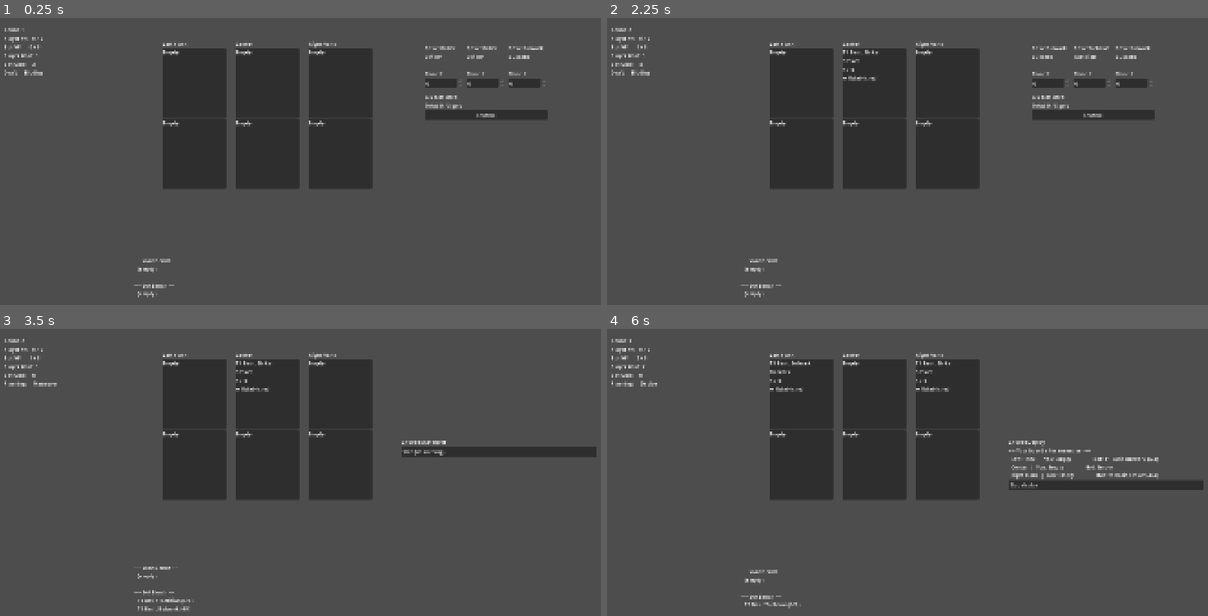
Above: before the commit, frames 1-4 (two rows, left to right).
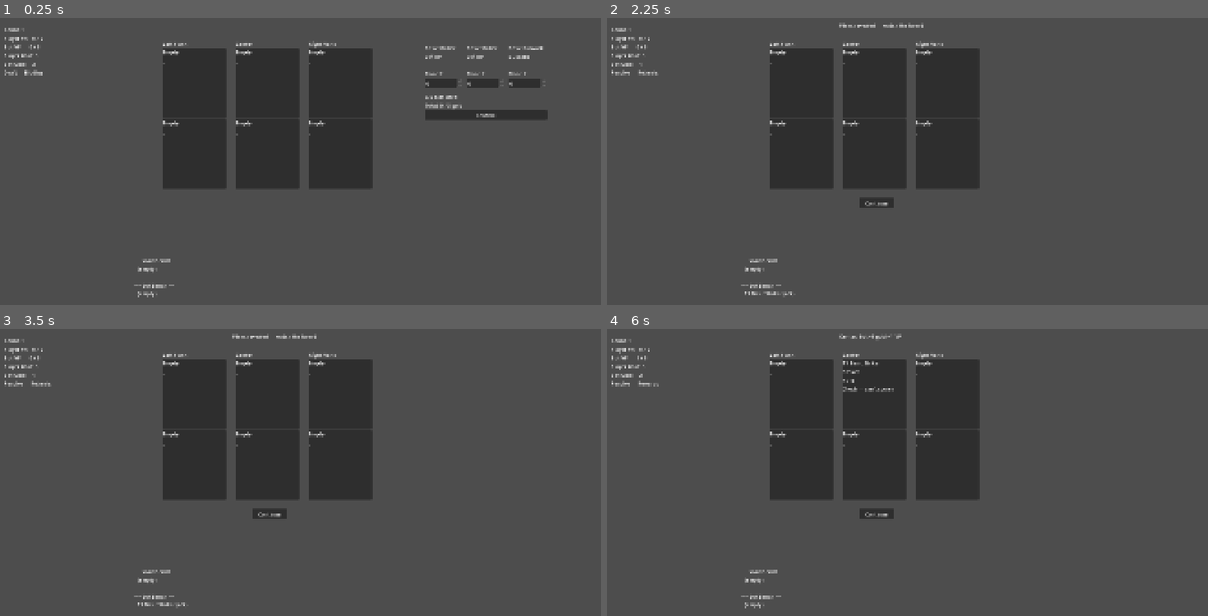
Above: after the commit, the same moments.

Repository: ReeseHerron/PocketTeactics
Game: Godot game, scene res://scenes/Main.tscn
Two runs of this game, one before a commit and one after it. Both use one fixed random seed, a clock stepped at 60 frames per second and the inputs below. This scene is started directly instead of the project's main scene.
Inputs (mouse positions are in pixels of both pictures, inside the frame that each line leads up to):
- Up to frame 1 (0.25 s): no input
- Up to frame 2 (2.25 s): click "Confirm" at 0.5 s; click "Skip (do nothing)" at 1.25 s; click "Skip deploy" at 2 s
- Up to frame 3 (3.5 s): click (486, 426) at 2.75 s, where only the run before the commit has a clickable "Confirm"
- Up to frame 4 (6 s): click "Skip (do nothing)" (after the commit: "Continue") at 3.5 s; click "Skip deploy" (after the commit: "Continue") at 4.25 s; click (1093, 426) at 5 s, where only the run before the commit has a clickable "Confirm"; click "Skip (do nothing)" (after the commit: "Continue") at 5.75 s

The runs differ from the first frame. In frame 1, less than 0.1% of the frame differs, in the area x 27-52%, y 15-42%; in frame 2, 2.2%; in frame 3, 2.2%; in frame 4, 2.6%, in the area x 1-100%, y 1-98%.

Commit message:
Beat the bot Again

Diff:
--- a/lane-battler/autoload/EventBus.gd
+++ b/lane-battler/autoload/EventBus.gd
@@ -42,3 +42,4 @@
 # ── Combat / Resolution ──────────────────────────────────────────────────────
 signal combat_resolved(log: Array)          # Array of lane result dicts
 signal lane_rewards_applied(results: Array) # same lane result dicts, after rewards
+signal resolution_update(message: String)   # human-readable step label for the Continue button
--- a/lane-battler/autoload/GameState.gd
+++ b/lane-battler/autoload/GameState.gd
@@ -12,13 +12,13 @@
 # ── Board ─────────────────────────────────────────────────────────────────────
 # board[player_id][lane] — lane: 0=Left, 1=Center, 2=Right
 # Values are UnitInstance or null.
-var board: Array = [
+var board: Array[Array] = [
 	[null, null, null],  # player 0
 	[null, null, null],  # player 1 (bot)
 ]
 
 # bench[player_id] — Array of UnitInstance
-var bench: Array = [[], []]
+var bench: Array[Array] = [[], []]
 
 
 # ── Economy ───────────────────────────────────────────────────────────────────
--- a/lane-battler/autoload/RoundManager.gd
+++ b/lane-battler/autoload/RoundManager.gd
@@ -45,7 +45,7 @@
 var _pending_bot_maneuver: Dictionary = {}
 var _pending_bot_deploy: Dictionary = {}
 var _pending_combat_log: Array = []
-
+var _resolution_lane: int = 0  # which lane we're on during lane-by-lane combat/rewards
 
 # ── Lifecycle ─────────────────────────────────────────────────────────────────
 func _ready() -> void:
@@ -229,8 +229,9 @@
 	print("  Bot Deploy:      %s" % _deploy_str(bot_plan.get("deploy", {})))
 
 	EventBus.plans_revealed.emit(player_plan, bot_plan)
+	EventBus.resolution_update.emit("Plans revealed — watch the board")
 	_set_phase(Phase.RESOLVE_RETREATS)
-	call_deferred("advance")
+	EventBus.waiting_for_player.emit(Phase.PLAN_REVEAL)
 
 
 func _do_resolve_retreats() -> void:
@@ -238,7 +239,11 @@
 	_action_executor.execute_retreats(GameState.pending_plans)
 	EventBus.board_changed.emit()
 	_set_phase(Phase.RESOLVE_SHIFTS)
-	call_deferred("advance")
+	if _any_maneuver_of_type(ActionExecutor.ManeuverType.RETREAT):
+		EventBus.resolution_update.emit("Retreats resolved")
+		EventBus.waiting_for_player.emit(Phase.RESOLVE_RETREATS)
+	else:
+		call_deferred("advance")
 
 
 func _do_resolve_shifts() -> void:
@@ -246,7 +251,11 @@
 	_action_executor.execute_shifts(GameState.pending_plans)
 	EventBus.board_changed.emit()
 	_set_phase(Phase.RESOLVE_MUSTERS)
-	call_deferred("advance")
+	if _any_maneuver_of_type(ActionExecutor.ManeuverType.SHIFT):
+		EventBus.resolution_update.emit("Shifts resolved")
+		EventBus.waiting_for_player.emit(Phase.RESOLVE_SHIFTS)
+	else:
+		call_deferred("advance")
 
 
 func _do_resolve_musters() -> void:
@@ -254,93 +263,144 @@
 	_action_executor.execute_musters(GameState.pending_plans)
 	EventBus.board_changed.emit()
 	_set_phase(Phase.RESOLVE_DEPLOYS)
-	call_deferred("advance")
+	if _any_maneuver_of_type(ActionExecutor.ManeuverType.MUSTER):
+		EventBus.resolution_update.emit("Musters resolved")
+		EventBus.waiting_for_player.emit(Phase.RESOLVE_MUSTERS)
+	else:
+		call_deferred("advance")
 
 
 func _do_resolve_deploys() -> void:
 	print("--- RESOLVE: Deploys ---")
 	_action_executor.execute_deploys(GameState.pending_plans)
 	EventBus.board_changed.emit()
+	_resolution_lane = 0
 	_set_phase(Phase.RESOLVE_COMBAT)
-	call_deferred("advance")
+	if _any_deploy():
+		EventBus.resolution_update.emit("Deploys resolved — ready for combat")
+		EventBus.waiting_for_player.emit(Phase.RESOLVE_DEPLOYS)
+	else:
+		call_deferred("advance")
 
 
 func _do_resolve_combat() -> void:
-	print("--- RESOLVE: Combat ---")
-	_pending_combat_log = []
-	var lane_names := ["Left Flank", "Center", "Right Flank"]
-
-	for lane in range(3):
-		var result := _combat_resolver.resolve_lane(lane)
-		_pending_combat_log.append(result)
-
-		if not result.combat and result.claimant == -1:
-			print("  %s: empty" % lane_names[lane])
-		elif not result.combat:
-			var holder: UnitInstance = result.attacker_a if result.claimant == 0 else result.attacker_b
-			print("  %s: %s uncontested" % [lane_names[lane], holder.display_str()])
+	var lane_names : Array[String] = ["Left Flank", "Center", "Right Flank"]
+
+	if _resolution_lane == 0:
+		print("--- RESOLVE: Combat ---")
+		_pending_combat_log = []
+
+	var result := _combat_resolver.resolve_lane(_resolution_lane)
+	_pending_combat_log.append(result)
+	_log_combat_result(result, lane_names[_resolution_lane])
+	EventBus.board_changed.emit()
+
+	# Build step label
+	var step_msg := "Combat — " + lane_names[_resolution_lane] + ": "
+	if not result.combat and result.gold_winner == -1:
+		step_msg += "empty"
+	elif not result.combat:
+		var who := "Player" if result.gold_winner == 0 else "Bot"
+		step_msg += who + " uncontested"
+	elif result.gold_winner != -1:
+		var who := "Player" if result.gold_winner == 0 else "Bot"
+		step_msg += who + " wins"
+		if result.vp_eligible == -1:
+			step_msg += " (fresh — gold only)"
+	else:
+		step_msg += "mutual destruction"
+
+	_resolution_lane += 1
+
+	var lane_is_empty : bool = not result.combat and result.gold_winner == -1
+
+	if _resolution_lane < 3:
+		if lane_is_empty:
+			call_deferred("advance")
 		else:
-			var adv_str := ""
-			if result.advantage == "player":   adv_str = " [Player advantage]"
-			elif result.advantage == "bot":    adv_str = " [Bot advantage]"
-			var a_str := _snapshot_str(result, "a")
-			var b_str := _snapshot_str(result, "b")
-			print("  %s: %s vs %s%s" % [lane_names[lane], a_str, b_str, adv_str])
-			print("    Damage dealt → Player unit: %d  Bot unit: %d" % [
-				result.damage_to_a, result.damage_to_b
-			])
-			if result.destroyed_a: print("    Player unit destroyed")
-			if result.destroyed_b: print("    Bot unit destroyed")
-			if not result.destroyed_a and result.attacker_a:
-				print("    Player unit survives at %d might" % result.attacker_a.current_might)
-			if not result.destroyed_b and result.attacker_b:
-				print("    Bot unit survives at %d might" % result.attacker_b.current_might)
-			# Note fresh-unit non-claim
-			if result.claimant == -1 and result.combat:
-				var fresh_winner := ""
-				if result.attacker_a and result.attacker_a.is_alive() and result.attacker_a.is_fresh:
-					fresh_winner = "Player's fresh unit wins but cannot claim this round"
-				elif result.attacker_b and result.attacker_b.is_alive() and result.attacker_b.is_fresh:
-					fresh_winner = "Bot's fresh unit wins but cannot claim this round"
-				if fresh_winner != "":
-					print("    (%s)" % fresh_winner)
-
-	EventBus.combat_resolved.emit(_pending_combat_log)
-	_set_phase(Phase.RESOLVE_REWARDS)
-	call_deferred("advance")
+			EventBus.resolution_update.emit(step_msg)
+			EventBus.waiting_for_player.emit(Phase.RESOLVE_COMBAT)
+	else:
+		EventBus.combat_resolved.emit(_pending_combat_log)
+		if lane_is_empty:
+			# Last lane was empty — skip the label, move straight to rewards
+			_resolution_lane = 0
+			_set_phase(Phase.RESOLVE_REWARDS)
+			call_deferred("advance")
+		else:
+			EventBus.resolution_update.emit(step_msg + "  ·  All lanes resolved")
+			_resolution_lane = 0
+			_set_phase(Phase.RESOLVE_REWARDS)
+			EventBus.waiting_for_player.emit(Phase.RESOLVE_COMBAT)
 
 
 func _do_resolve_rewards() -> void:
-	print("--- RESOLVE: Rewards ---")
-	var lane_names := ["Left Flank", "Center", "Right Flank"]
-	var claimants := [-1, -1, -1]
-
-	for result in _pending_combat_log:
-		claimants[result.lane] = result.claimant
-
-	for result in _pending_combat_log:
-		var cid: int = result.claimant
-		if cid == -1:
-			continue
-		var who := "Player" if cid == 0 else "Bot"
-		GameState.add_gold(cid, 1)
-		if result.lane == 1:  # Center → +1 VP
-			GameState.add_vp(cid, 1)
-			print("  %s claims Center (+1 gold, +1 VP)" % who)
+	var lane_names : Array[String] = ["Left Flank", "Center", "Right Flank"]
+
+	if _resolution_lane == 0:
+		print("--- RESOLVE: Rewards ---")
+
+	var result: Dictionary = _pending_combat_log[_resolution_lane]
+	var lane: int = _resolution_lane
+	var step_msg := lane_names[lane] + ": "
+
+	# Gold — any sole survivor
+	var gid: int = result.gold_winner
+	if gid != -1:
+		var who := "Player" if gid == 0 else "Bot"
+		GameState.add_gold(gid, 1)
+		if result.vp_eligible == gid:
+			step_msg += who + " +1 gold"
+			print("  %s wins %s (+1 gold)" % [who, lane_names[lane]])
 		else:
-			print("  %s claims %s (+1 gold)" % [who, lane_names[result.lane]])
-
-	# Both flanks bonus → +1 VP
-	for player_id in range(2):
-		if claimants[0] == player_id and claimants[2] == player_id:
-			GameState.add_vp(player_id, 1)
-			var who := "Player" if player_id == 0 else "Bot"
-			print("  %s controls both flanks (+1 VP)" % who)
-
-	EventBus.lane_rewards_applied.emit(_pending_combat_log)
-	GameState.clear_plans()
-	_set_phase(Phase.VICTORY_CHECK)
-	call_deferred("advance")
+			step_msg += who + " +1 gold (fresh — no VP)"
+			print("  %s wins %s (+1 gold, fresh — no VP)" % [who, lane_names[lane]])
+	else:
+		step_msg += "no reward"
+		print("  %s: no reward" % lane_names[lane])
+
+	# Center VP
+	if lane == 1 and result.vp_eligible != -1:
+		var who := "Player" if result.vp_eligible == 0 else "Bot"
+		GameState.add_vp(result.vp_eligible, 1)
+		step_msg += " +1 VP"
+		print("  %s holds Center (+1 VP)" % who)
+
+	_resolution_lane += 1
+
+	var lane_has_reward : bool = result.gold_winner != -1
+
+	if _resolution_lane < 3:
+		if lane_has_reward:
+			EventBus.resolution_update.emit(step_msg)
+			EventBus.lane_rewards_applied.emit(_pending_combat_log)
+			EventBus.waiting_for_player.emit(Phase.RESOLVE_REWARDS)
+		else:
+			call_deferred("advance")
+	else:
+		# All lanes done — apply both-flanks bonus then wrap up
+		var left_vp:  int = -1
+		var right_vp: int = -1
+		for r in _pending_combat_log:
+			if r.lane == 0: left_vp  = r.vp_eligible
+			if r.lane == 2: right_vp = r.vp_eligible
+
+		for player_id in range(2):
+			if left_vp == player_id and right_vp == player_id:
+				GameState.add_vp(player_id, 1)
+				var who := "Player" if player_id == 0 else "Bot"
+				step_msg += "  ·  " + who + " controls both flanks (+1 VP)"
+				print("  %s controls both flanks (+1 VP)" % who)
+
+		EventBus.lane_rewards_applied.emit(_pending_combat_log)
+		_resolution_lane = 0
+		GameState.clear_plans()
+		_set_phase(Phase.VICTORY_CHECK)
+		if lane_has_reward:
+			EventBus.resolution_update.emit(step_msg)
+			EventBus.waiting_for_player.emit(Phase.RESOLVE_REWARDS)
+		else:
+			call_deferred("advance")
 
 
 func _do_victory_check() -> void:
@@ -355,6 +415,8 @@
 
 
 # ── Player submission functions (called by UI) ────────────────────────────────
+func submit_continue() -> void:
+	call_deferred("advance")
 
 func submit_player_bids(bids: Dictionary) -> void:
 	assert(current_phase == Phase.DRAFT_BIDDING,
@@ -394,6 +456,46 @@
 
 
 # ── Debug helpers ─────────────────────────────────────────────────────────────
+func _log_combat_result(result: Dictionary, lane_name: String) -> void:
+	if not result.combat and result.gold_winner == -1:
+		print("  %s: empty" % lane_name)
+	elif not result.combat:
+		var holder: UnitInstance = result.attacker_a if result.gold_winner == 0 else result.attacker_b
+		print("  %s: %s uncontested" % [lane_name, holder.display_str()])
+	else:
+		var adv_str := ""
+		if result.advantage == "player":   adv_str = " [Player advantage]"
+		elif result.advantage == "bot":    adv_str = " [Bot advantage]"
+		print("  %s: %s vs %s%s" % [
+			lane_name,
+			_snapshot_str(result, "a"),
+			_snapshot_str(result, "b"),
+			adv_str,
+		])
+		print("    Damage dealt → Player unit: %d  Bot unit: %d" % [
+			result.damage_to_a, result.damage_to_b
+		])
+		if result.destroyed_a: print("    Player unit destroyed")
+		if result.destroyed_b: print("    Bot unit destroyed")
+		if not result.destroyed_a and result.attacker_a:
+			print("    Player unit survives at %d might" % result.attacker_a.current_might)
+		if not result.destroyed_b and result.attacker_b:
+			print("    Bot unit survives at %d might" % result.attacker_b.current_might)
+		if result.gold_winner != -1 and result.vp_eligible == -1:
+			var who := "Player" if result.gold_winner == 0 else "Bot"
+			print("    (%s's unit is fresh — earns gold but not VP this round)" % who)
+
+func _any_maneuver_of_type(type: ActionExecutor.ManeuverType) -> bool:
+	for plan in GameState.pending_plans:
+		if plan.get("maneuver", {}).get("type") == type:
+			return true
+	return false
+
+func _any_deploy() -> bool:
+	for plan in GameState.pending_plans:
+		if plan.get("deploy", {}).get("type") == ActionExecutor.DeployType.DEPLOY:
+			return true
+	return false
 
 func _print_board_state() -> void:
 	var lane_names := ["Left", "Center", "Right"]
--- a/lane-battler/scenes/Main.tscn
+++ b/lane-battler/scenes/Main.tscn
@@ -221,14 +221,6 @@
 [node name="VBoxContainer" type="VBoxContainer" parent="CombatLog" unique_id=213595723]
 layout_mode = 2
 
-[node name="PlansRevealLabel" type="Label" parent="." unique_id=1719243557]
-visible = false
-layout_mode = 0
-offset_left = 316.0
-offset_top = 2.0
-offset_right = 356.0
-offset_bottom = 25.0
-
 [node name="MatchOverLabel" type="Label" parent="." unique_id=440129407]
 visible = false
 layout_mode = 0
@@ -236,3 +228,20 @@
 offset_top = 302.0
 offset_right = 524.0
 offset_bottom = 325.0
+
+[node name="StepLabel" type="Label" parent="." unique_id=2035947046]
+visible = false
+layout_mode = 0
+offset_left = 748.0
+offset_top = 14.0
+offset_right = 975.0
+offset_bottom = 46.0
+
+[node name="ContinueBtn" type="Button" parent="." unique_id=493335789]
+visible = false
+layout_mode = 0
+offset_left = 811.0
+offset_top = 571.0
+offset_right = 919.0
+offset_bottom = 605.0
+text = "Continue"
--- a/lane-battler/scenes/ui/BoardSlot.gd
+++ b/lane-battler/scenes/ui/BoardSlot.gd
@@ -20,8 +20,9 @@
 func setup(unit: UnitInstance, lane: int, is_bot: bool) -> void:
 	if unit == null:
 		name_label.text  = "Empty"
-		type_label.text  = ""
-		might_label.text = ""
+		type_label.text  = "_"
+		might_label.text = "_"
+		fresh_label.text = "—"
 		fresh_label.hide()
 		return
 
--- a/lane-battler/src/CombatResolver.gd
+++ b/lane-battler/src/CombatResolver.gd
@@ -8,6 +8,11 @@
 #   Fresh unit, wins combat             → does NOT claim this round
 #
 # "Fresh" = unit.is_fresh is true (set when deployed/mustered this round).
+
+# Gold:  any sole surviving unit earns its owner +1 gold
+# VP:    established unit always; fresh unit only if lane was uncontested
+#
+# "Fresh" = unit.is_fresh is true (deployed, mustered, or shifted this round).
 class_name CombatResolver
 extends RefCounted
 
@@ -36,7 +41,8 @@
 		"damage_to_b":              0,
 		"destroyed_a":              false,
 		"destroyed_b":              false,
-		"claimant":                 -1,
+		"gold_winner":              -1,  # sole survivor earns +1 gold regardless of freshness
+		"vp_eligible":              -1,  # earns VP: established always, fresh only if uncontested
 	}
 
 	# Empty lane — nothing to do
@@ -60,20 +66,25 @@
 		GameState.board[1][lane] = null
 		entry["destroyed_b"] = true
 
-	# ── Determine claimant ────────────────────────────────────────────────────
+	# ── Determine gold_winner and vp_eligible ────────────────────────────────
+	#   Established + no combat   → gold + VP
+	#   Established + wins combat → gold + VP
+	#   Fresh + no combat         → gold + VP   (shifted/deployed into empty lane)
+	#   Fresh + wins combat       → gold only   (moved into resistance, not held)
 	if entry["combat"]:
-		# Contested lane: fresh winner cannot claim
 		if a_alive and not b_alive:
-			entry["claimant"] = -1 if unit_a.is_fresh else 0
+			entry["gold_winner"] = 0
+			entry["vp_eligible"] = -1 if unit_a.is_fresh else 0
 		elif b_alive and not a_alive:
-			entry["claimant"] = -1 if unit_b.is_fresh else 1
-		# Both dead or both alive → no claim (-1 already set)
+			entry["gold_winner"] = 1
+			entry["vp_eligible"] = -1 if unit_b.is_fresh else 1
 	else:
-		# Uncontested lane: any surviving unit claims regardless of freshness
 		if a_alive:
-			entry["claimant"] = 0
+			entry["gold_winner"] = 0
+			entry["vp_eligible"] = 0
 		elif b_alive:
-			entry["claimant"] = 1
+			entry["gold_winner"] = 1
+			entry["vp_eligible"] = 1
 
 	return entry
 
--- a/lane-battler/src/Main.gd
+++ b/lane-battler/src/Main.gd
@@ -11,7 +11,8 @@
 @onready var action_panel:       Control = $ActionPanel
 @onready var combat_log:         Control = $CombatLog
 @onready var match_over_label:   Label   = $MatchOverLabel
-@onready var plans_reveal_label: Label   = $PlansRevealLabel
+@onready var step_label:         Label   = $StepLabel
+@onready var continue_btn:       Button  = $ContinueBtn
 
 
 func _ready() -> void:
@@ -21,6 +22,7 @@
 	EventBus.plans_revealed.connect(_on_plans_revealed)
 	EventBus.combat_resolved.connect(_on_combat_resolved)
 	EventBus.match_over.connect(_on_match_over)
+	EventBus.resolution_update.connect(_on_resolution_update)
 
 	# Economy / board changes just refresh the persistent UI
 	EventBus.vp_changed.connect(func(_id, _v): _refresh_ui())
@@ -31,9 +33,17 @@
 
 	# ── Initial UI state ──────────────────────────────────────────────────────
 	match_over_label.hide()
-	plans_reveal_label.hide()
+	step_label.hide()
+	continue_btn.hide()
 	draft_panel.hide()
 	action_panel.hide()
+
+	continue_btn.text = "Continue"
+	continue_btn.pressed.connect(func():
+		step_label.hide()
+		continue_btn.hide()
+		RoundManager.submit_continue()
+	)
 
 	# ── Start the match ───────────────────────────────────────────────────────
 	RoundManager.start_match(_load_roster_a(), _load_roster_b())
@@ -53,29 +63,39 @@
 	_refresh_ui()
 	draft_panel.hide()
 	action_panel.hide()
+	continue_btn.hide()
 
 	match phase:
 		RoundManager.Phase.DRAFT_BIDDING:
+			step_label.hide()
 			draft_panel.populate(GameState.current_draft_units)
 			draft_panel.show()
 
 		RoundManager.Phase.MANEUVER_STEP:
+			step_label.hide()
 			action_panel.show_maneuver_step()
 			action_panel.show()
 
 		RoundManager.Phase.DEPLOY_STEP:
+			step_label.hide()
 			action_panel.show_deploy_step()
 			action_panel.show()
 
+		RoundManager.Phase.PLAN_REVEAL, \
+		RoundManager.Phase.RESOLVE_RETREATS, \
+		RoundManager.Phase.RESOLVE_SHIFTS, \
+		RoundManager.Phase.RESOLVE_MUSTERS, \
+		RoundManager.Phase.RESOLVE_DEPLOYS, \
+		RoundManager.Phase.RESOLVE_COMBAT, \
+		RoundManager.Phase.RESOLVE_REWARDS:
+			continue_btn.show()
+
+func _on_resolution_update(message: String) -> void:
+	step_label.text = message
+	step_label.show()
 
 func _on_plans_revealed(player_plan: Dictionary, bot_plan: Dictionary) -> void:
-	# Show a brief reveal label. Resolution starts immediately behind it —
-	# for a polished version, gate RoundManager on a signal from the UI here.
 	_refresh_ui()
-	plans_reveal_label.show()
-	await get_tree().create_timer(1.2).timeout
-	plans_reveal_label.hide()
-
 
 func _on_combat_resolved(_log: Array) -> void:
 	_refresh_ui()
--- a/lane-battler/src/TestRunner.gd
+++ b/lane-battler/src/TestRunner.gd
@@ -60,6 +60,16 @@
 			var deploy := _player_bot.choose_deploy(0, projected)
 			RoundManager.submit_player_deploy(deploy)
 
+		# Auto-continue through all resolution steps — no human needed in headless mode
+		RoundManager.Phase.PLAN_REVEAL, \
+		RoundManager.Phase.RESOLVE_RETREATS, \
+		RoundManager.Phase.RESOLVE_SHIFTS, \
+		RoundManager.Phase.RESOLVE_MUSTERS, \
+		RoundManager.Phase.RESOLVE_DEPLOYS, \
+		RoundManager.Phase.RESOLVE_COMBAT, \
+		RoundManager.Phase.RESOLVE_REWARDS:
+			RoundManager.submit_continue()
+
 
 func _on_match_over(winner: int) -> void:
 	print("")
--- a/lane-battler/src/UnitInstance.gd
+++ b/lane-battler/src/UnitInstance.gd
@@ -13,7 +13,6 @@
 # Fresh units can claim uncontested lanes but cannot claim after winning combat.
 # Cleared at round start by GameState.clear_fresh_flags().
 var is_fresh: bool = false
-
 
 func _init(unit_data: UnitData, owner: int) -> void:
 	data = unit_data
